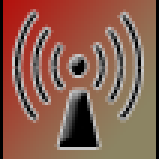
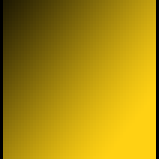
Layered file, before and after one edit (159x159). Changes by layer:
hid "Layer 27" over 15, 12, 141, 147
added layer "Rectangle 1 copy 6" above "Rectangle 1 copy 5" over 3, 0, 156, 159
hid "Rectangle 1 copy 2" over 3, 0, 156, 159
